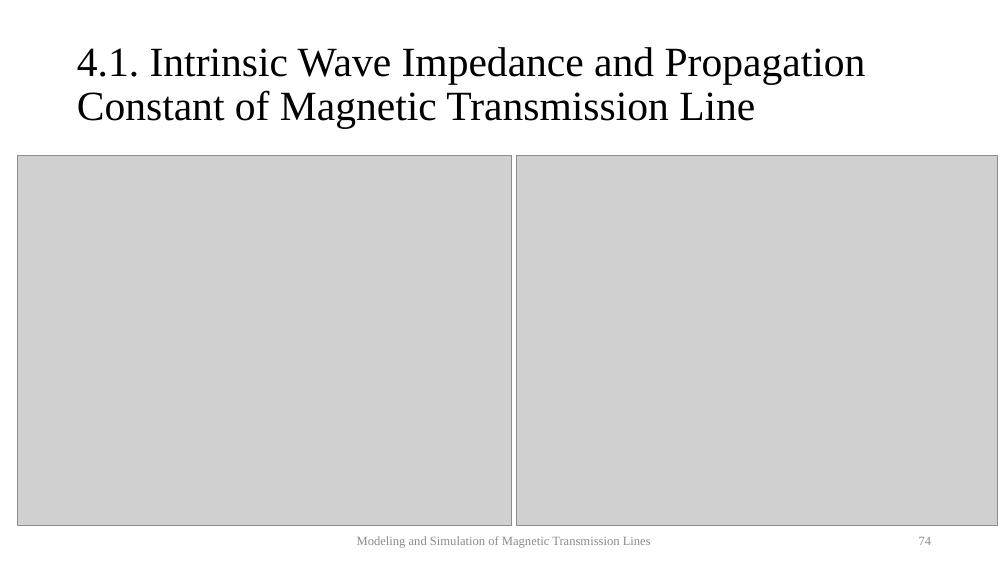
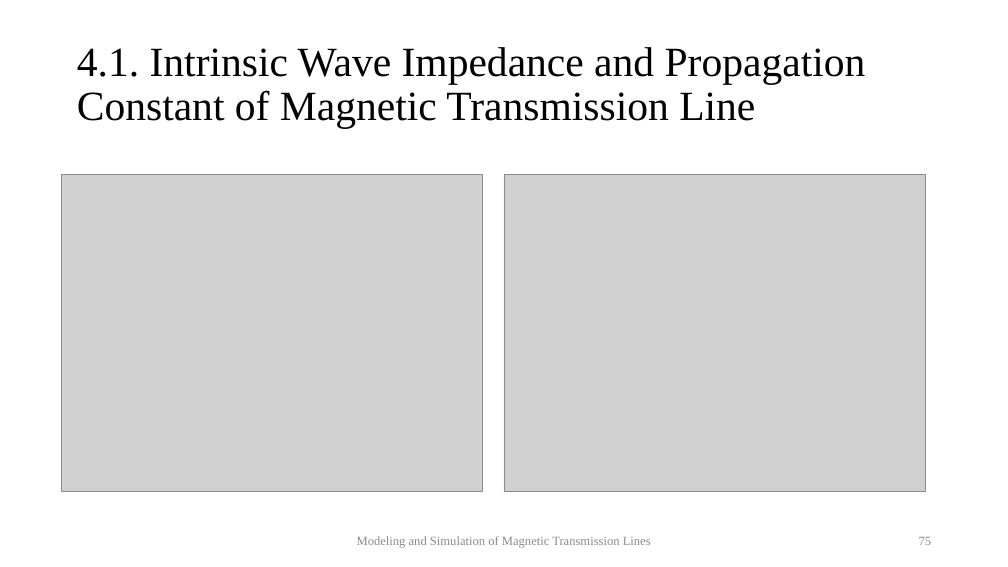
Before and after one commit to MuhammadShamaas1997/Electrical-Engineering, a slide deck: slide 75 of MS/Spring 2020/Thesis/Magnetic Transmission Lines/Thesis Final Presentation.pptx (slide 74 before the commit). Drawn at 1008x567 pixels with LibreOffice and Linux fonts; fonts in the diff are those of the drawing; grey boxes stand for pictures. Boxes give left, top, right and bottom in pixels: in the first picture for what was removed or moved away, otherwise in the second. Text is boxed around its words. In the diff, an @@ line names an element or a change of style, - is before the commit and + after.

```diff
--- a/MS/Spring 2020/Thesis/Magnetic Transmission Lines/Thesis Final Presentation.pptx
+++ b/MS/Spring 2020/Thesis/Magnetic Transmission Lines/Thesis Final Presentation.pptx
@@ picture: place and size @@
-picture at (17, 155, 511, 526)
+picture at (61, 175, 483, 492)
@@ picture: place and size @@
-picture at (516, 155, 997, 526)
+picture at (504, 175, 926, 492)
@@ page number at (919, 537, 932, 545): text changed @@
-74
+75
```
Also in this commit, not shown: 3 other slides changed, 1 slide added.
